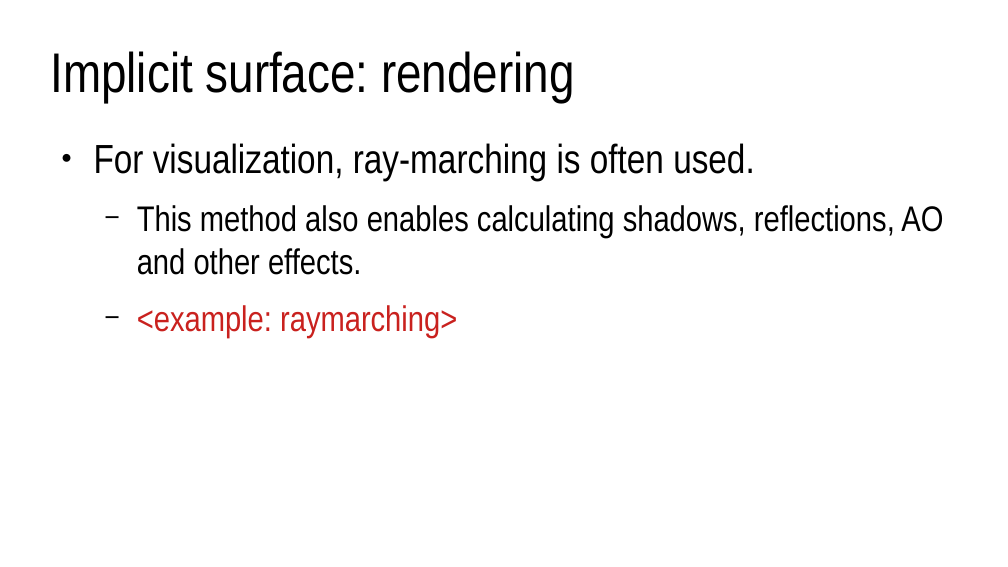
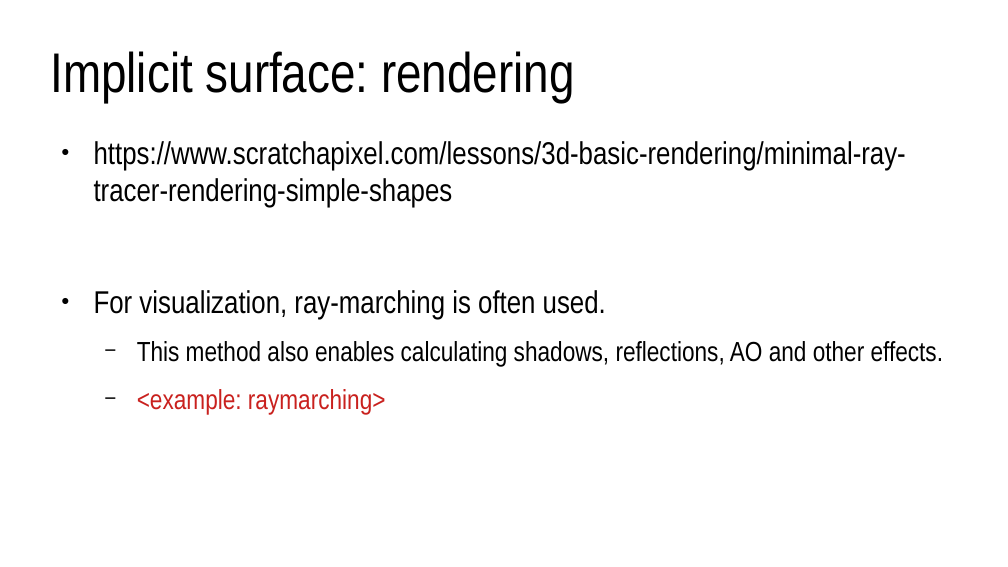
Before and after one commit to lorentzo/IntroductionToComputerGraphics, a slide deck: slide 5 of lectures/6_more_3D_scene/model_shape.odp. Drawn at 1008x567 pixels with LibreOffice and Linux fonts; fonts in the diff are those of the drawing. Boxes give left, top, right and bottom in pixels: in the first picture for what was removed or moved away, otherwise in the second. Text is boxed around its words. In the diff, an @@ line names an element or a change of style, - is before the commit and + after.

Commit message:
light, shadow, raytracing

```diff
--- a/lectures/6_more_3D_scene/model_shape.odp
+++ b/lectures/6_more_3D_scene/model_shape.odp
@@ text at bbox=[94, 141, 906, 208]: paragraph added @@
+● https://www.scratchapixel.com/lessons/3d-basic-rendering/minimal-ray-tracer-rendering-simple-shapes
@@ text at bbox=[94, 290, 943, 414]: size 32 to 24.8 pt in "For visualization, ray-marching is often used."; size 28 to 21.7 pt in "This method also enables calculating shadows, reflections, ...", "<example: raymarching>" @@
```
Also in this commit, not shown: 5 other files.
